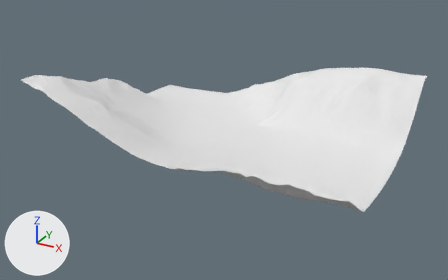
What one commit did to the Blender file VR Space Exploration Exhibit/Assets/Models/Environment/mars_scene2.blend.
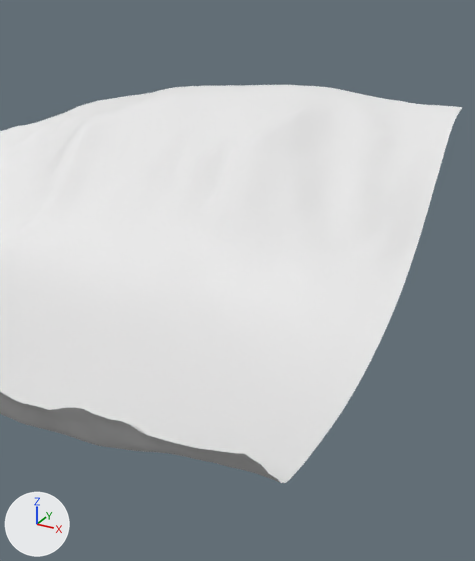
The first picture shows the older version from a camera (50 mm lens) standing at (8.0, -15.21, 7.1) and looking at (-0.11, -0.48, -0.26). The close-ups show both versions on the part from 58% to 96% of the width and 13% to 86% of the height of that picture. Arrows for +X, +Y and +Z are at lower left; the lights stay in place.

Script lines for the objects in view, before the commit:
```python
me_terrain_1 = bpy.data.meshes.new('Terrain_1')
me_terrain_1.from_pydata(...)  # 10998 vertices, 21526 faces; spans x -0.237..0.235, y -0.182..0.182, z -0.029..0.089
me_terrain_1.polygons.foreach_set('use_smooth', [True] * 21526)
me_terrain_1.materials.append(mat_material)  # white #e7e7e7
ob_valley = bpy.data.objects.new('Valley', me_terrain_1)
ob_valley.location = (0.0, 0.0, 0.0)
ob_valley.scale = (20.0, 20.0, 20.0)
```
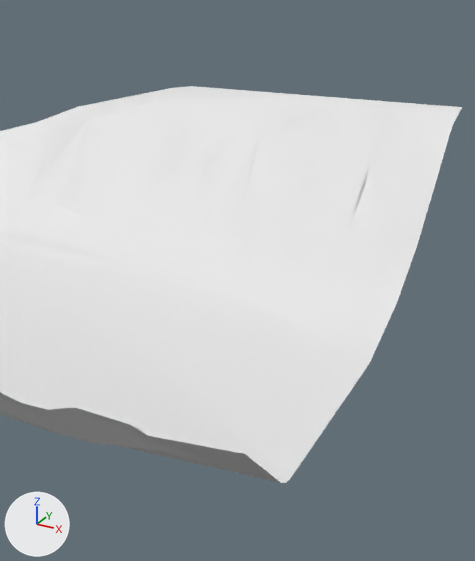
Pixel boxes (x1, y1, x2, y2) of what changed, in the close-ups (475 x 561 px):
'Valley', modifiers changed: before (0, 85, 462, 483); after (0, 86, 462, 483)

The change, as a list of edits to the scene's bpy script:
```text
Change ob_valley:
    add _m = ob_valley.modifiers.new('Decimate', 'DECIMATE')
    add _m.decimate_type = 'DISSOLVE'
    add _m.angle_limit = 0.223
```
